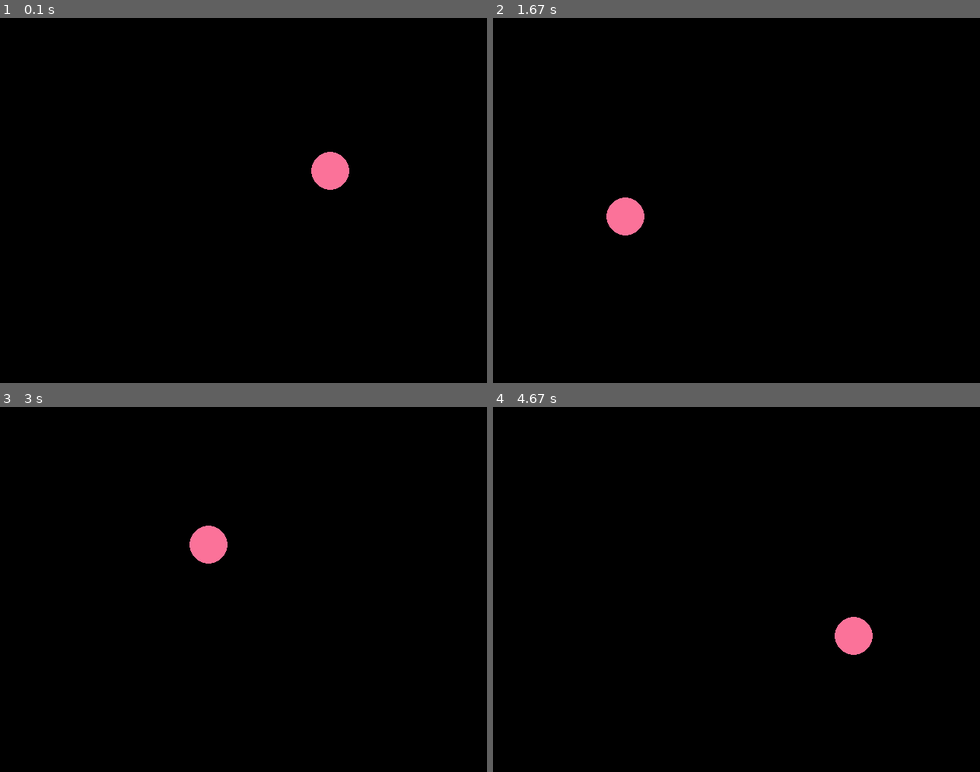
Above: before the commit, frames 1-4 (two rows, left to right).
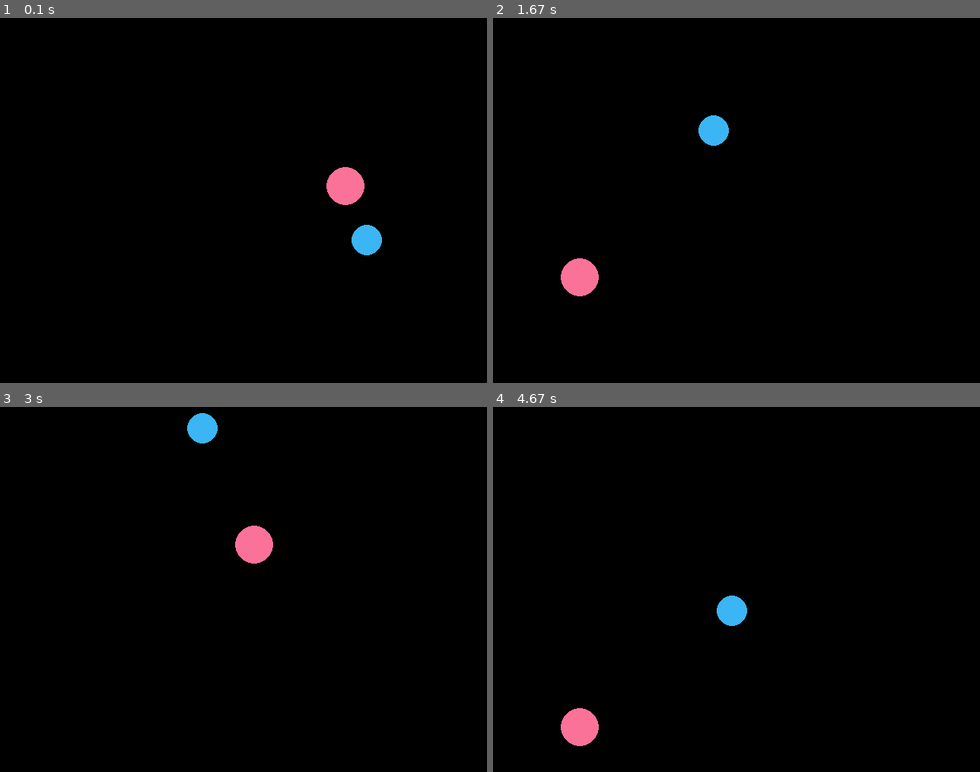
Above: after the commit, the same moments.

Repository: infProgram/inf371_spring2022-qwqVictor
Game: pygame game, started from pygame_practices/1SimpleTutorial.py
The game is run twice, just before and just after one commit, with the same random seed, the same clock (stepped at 60 frames per second) and the same inputs.
Inputs:
- Up to frame 1 (0.1 s): no input
- Up to frame 2 (1.67 s): no input
- Up to frame 3 (3 s): no input
- Up to frame 4 (4.67 s): no input

The runs differ from the first frame. In frame 1, 1.3% of the frame differs, in the area x 63-79%, y 36-65%; in frame 2, 1.7%, in the area x 13-49%, y 26-77%; in frame 3, 1.7%; in frame 4, 1.7%.

Commit message:
feat(pygame_practices.1): add another ball

Diff:
--- a/pygame_practices/1SimpleTutorial.py
+++ b/pygame_practices/1SimpleTutorial.py
@@ -1,14 +1,14 @@
 import sys
+from time import sleep
 import pygame
 import random
 
 pygame.init()
 window_size = (640, 480)
 screen = pygame.display.set_mode(window_size)
-speed = (10, 10)
-radius = 25
 background_color = (0, 0, 0)
-ball_color = (0xfb, 0x72, 0x99)
+pink_color = (0xfb, 0x72, 0x99)
+blue_color = (59, 181, 243)
 
 class Ball:
 
@@ -28,7 +28,8 @@
     def blit(self, screen: pygame.Surface):
         screen.blit(self.ball, self.ball_rect)
 
-pinkBall = Ball(ball_color, radius, window_size, speed)
+pinkBall = Ball(color=pink_color, radius=25, window_size=window_size, speed=(10, 10))
+blueBall = Ball(color=blue_color, radius=20, window_size=window_size, speed=(12, 12))
 
 running = True
 while running:
@@ -41,6 +42,9 @@
         screen.fill((background_color))
         pinkBall.move()
         pinkBall.blit(screen)
+        blueBall.move()
+        blueBall.blit(screen)
         pygame.display.flip()
+        sleep(1/120)
 
 pygame.quit()
